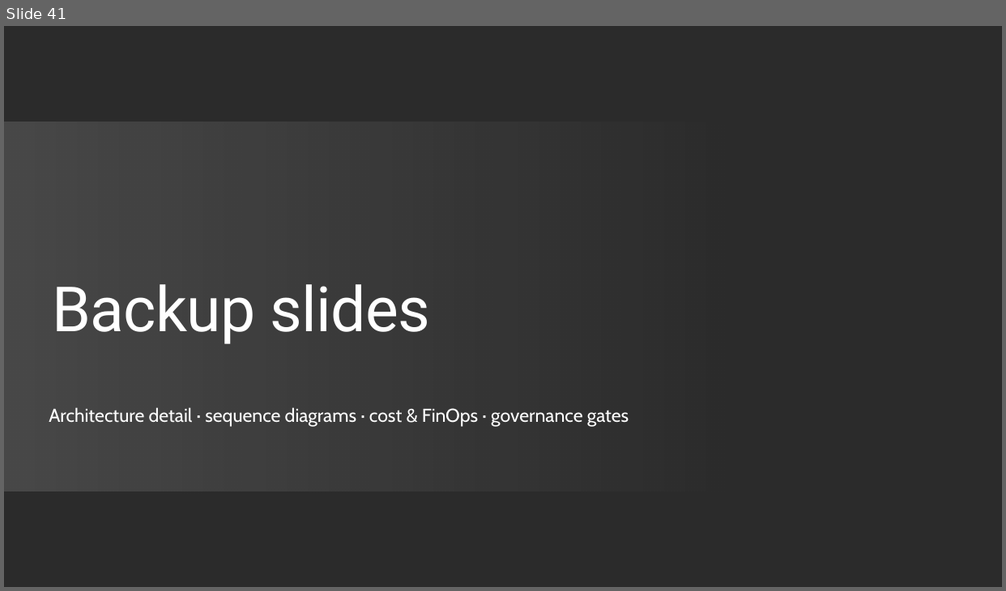
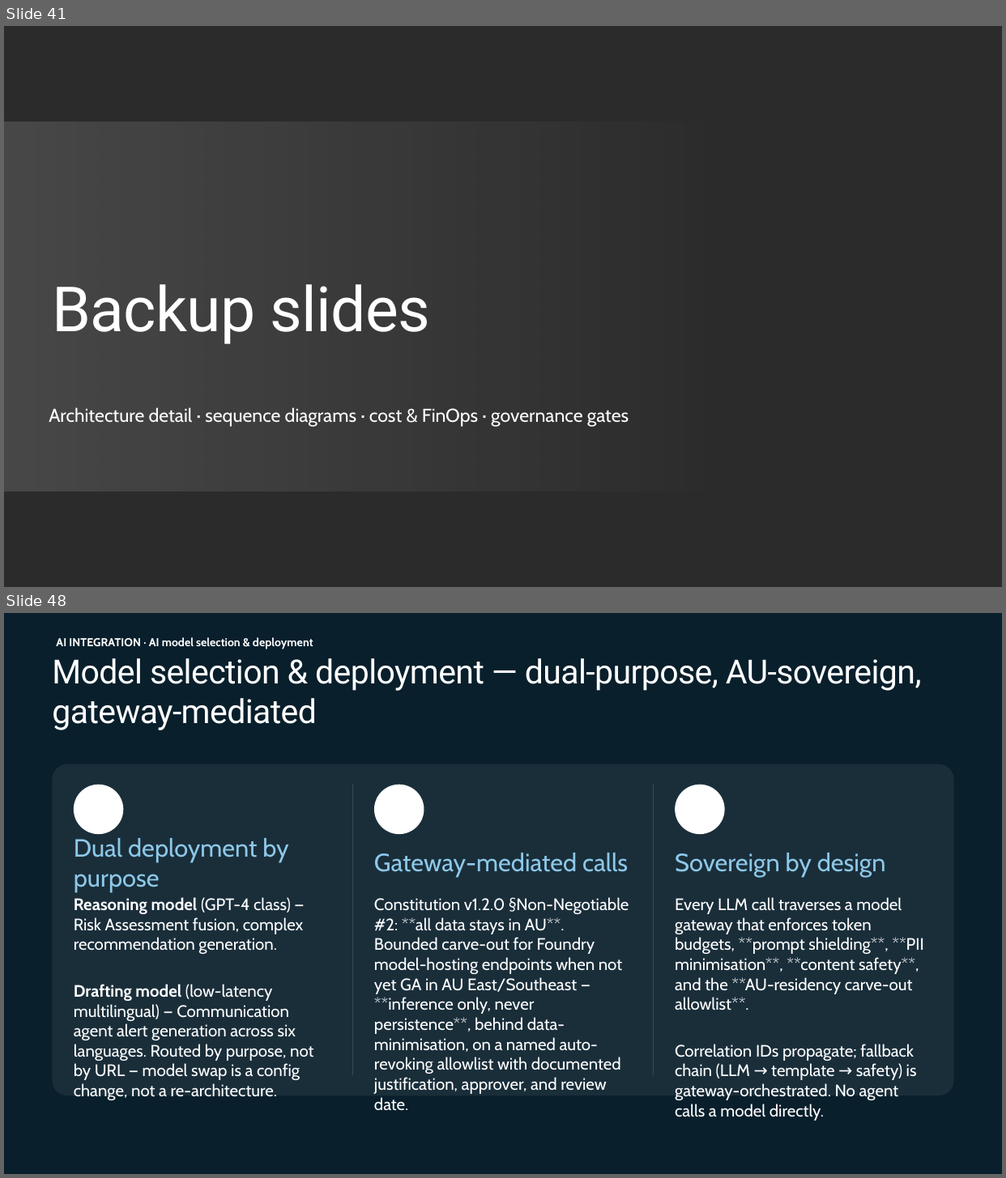
Before and after one commit to johnbilliris/ama, a slide deck: docs/ama-presentation/AMA_Capstone_Disaster_Response_Hub.pptx. Shown one above the other, each under a label of ours: slide 41 before the commit, slides 41 and 48 after it; the slides between them are not shown. The pictures are 1006x591 and 1006x1178 pixels, drawn with LibreOffice and Linux fonts; fonts in the diff are those of the drawing; background and template pictures are left out; a plain dark background stands for a picture behind light text. Boxes give left, top, right and bottom in pixels: in the first picture for what was removed or moved away, otherwise in the second. Text is boxed around its words. In the diff, an @@ line names an element or a change of style, - is before the commit and + after.

```diff
--- a/docs/ama-presentation/AMA_Capstone_Disaster_Response_Hub.pptx
+++ b/docs/ama-presentation/AMA_Capstone_Disaster_Response_Hub.pptx
@@ slide 48 added at [4, 613, 1002, 1174], background #091F2C @@
@@ title added at [52, 658, 922, 730], 32 pt, text #FFFFFF @@
+Model selection & deployment — dual-purpose, AU-sovereign, gateway-mediated
@@ text added at [56, 637, 313, 649], 11 pt, text #FFFFFF, bold @@
+AI INTEGRATION · AI model selection & deployment
@@ rounded rectangle added at [52, 764, 954, 1096], fill #FFFFFF at 7% opacity @@
@@ ellipse added at [74, 785, 124, 835], fill #FFFFFF @@
@@ line added from (353, 785) to (353, 1076), #3A4953 0.5 pt @@
@@ ellipse added at [374, 785, 424, 835], fill #FFFFFF @@
@@ line added from (654, 785) to (654, 1076), #3A4953 0.5 pt @@
@@ ellipse added at [675, 785, 725, 835], fill #FFFFFF @@
@@ text added at [74, 838, 288, 892], 24 pt, text #8DC8E8 @@
+Dual deployment by purpose
@@ text added at [374, 853, 628, 877], 24 pt, text #8DC8E8 @@
+Gateway-mediated calls
@@ text added at [675, 853, 886, 877], 24 pt, text #8DC8E8 @@
+Sovereign by design
@@ text added at [74, 897, 313, 1101], 16 pt, text #FFFFFF @@
+Reasoning model (GPT-4 class) — Risk Assessment fusion, complex recommendation generation.
+Drafting model (low-latency multilingual) — Communication agent alert generation across six languages. Routed by purpose, not by URL — model swap is a config change, not a re-architecture.
@@ text added at [374, 897, 629, 1111], 16 pt, text #FFFFFF @@
+Constitution v1.2.0 §Non-Negotiable #2: **all data stays in AU**. Bounded carve-out for Foundry model-hosting endpoints when not yet GA in AU East/Southeast — **inference only, never persistence**, behind data-minimisation, on a named auto-revoking allowlist with documented justification, approver, and review date.
@@ text added at [675, 897, 924, 1121], 16 pt, text #FFFFFF @@
+Every LLM call traverses a model gateway that enforces token budgets, **prompt shielding**, **PII minimisation**, **content safety**, and the **AU-residency carve-out allowlist**.
+Correlation IDs propagate; fallback chain (LLM → template → safety) is gateway-orchestrated. No agent calls a model directly.
```
Also in this commit, not shown: 13 other slides added, 6 other files.
